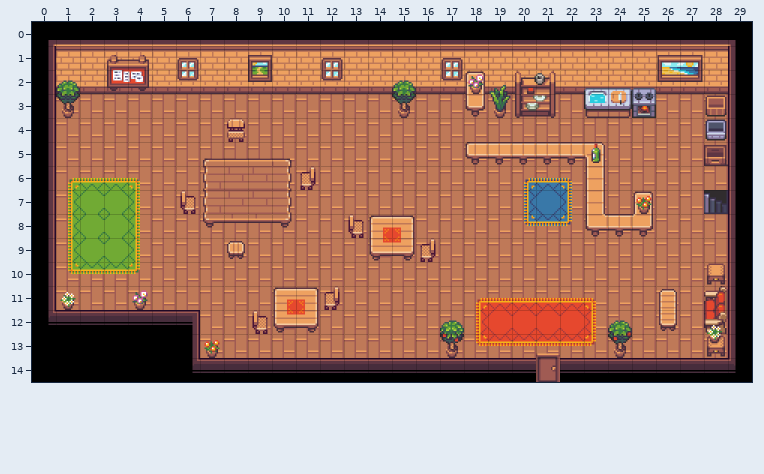
Tiled map, stored at assets/teahouse.tmx. Above: the version before the commit.
Cells are 32x32 px. Shown: x 0..29, y 0..14.
Now the later version:
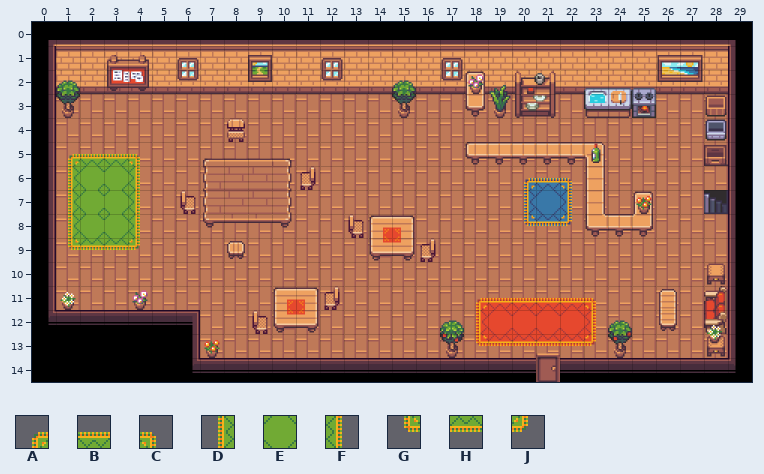
Key: from "interior": A 304, B 305, C 306, D 352, E 353, F 354, G 400, H 401, J 402.
_ is an empty cell.
Author's note on the commit: Remove lonely teapot.
Edits made:
{"where": "layer \"Floor Decorations\""}
{"y":5,"x":1,"old":"____","new":"ABBC"}
{"y":6,"x":1,"old":"ABBC","new":"DEEF"}
{"y":9,"x":1,"old":"DEEF","new":"GHHJ"}
{"y":10,"x":1,"old":"GHHJ","new":"____"}
{"label":"changed","picture_box":[68,154,140,190]}
{"label":"changed","picture_box":[68,238,140,274]}
